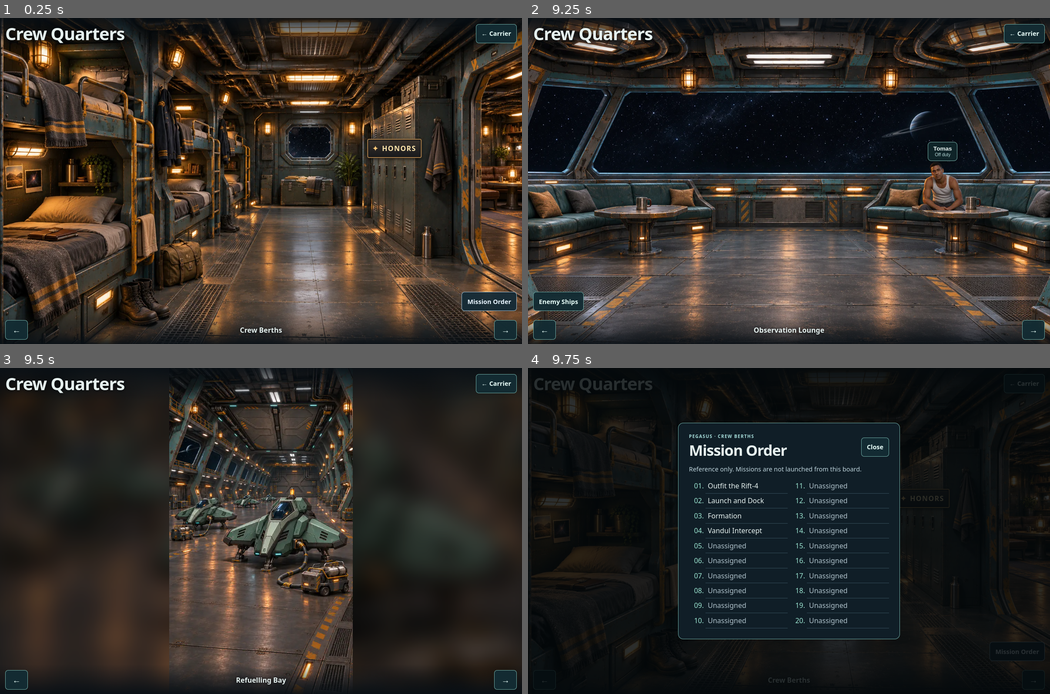
Above: before the commit, frames 1-4 (two rows, left to right).
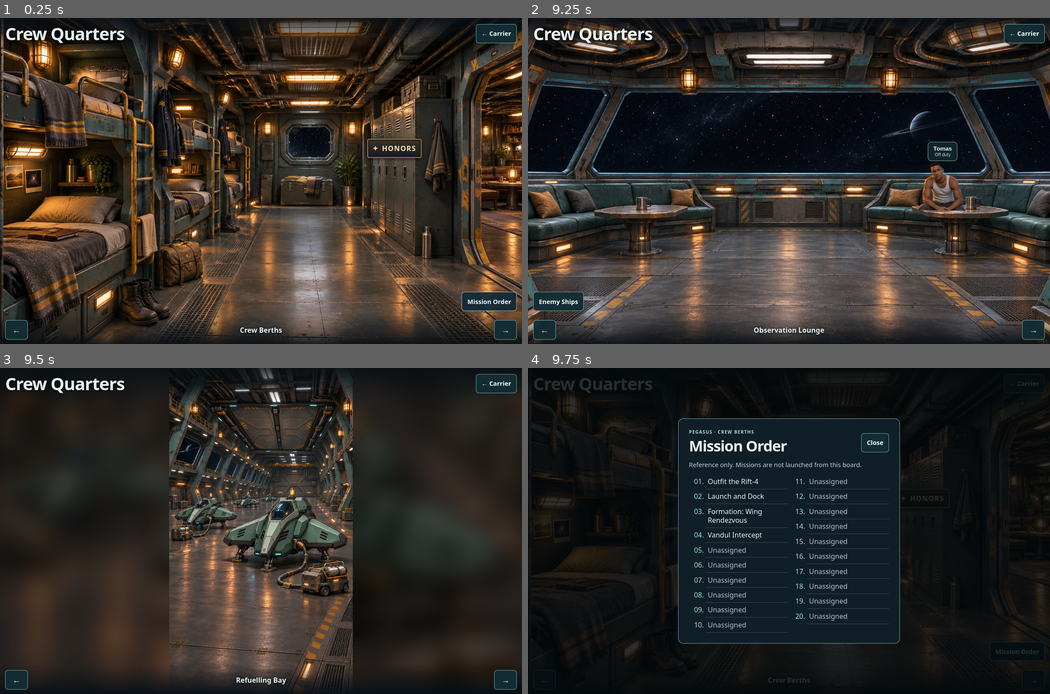
Above: after the commit, the same moments.

Repository: gambizt3-dev/rift-runner
Game: browser game, page carrier-crew.html
The game is run twice, just before and just after one commit, with the same random seed, the same clock (stepped at 60 frames per second) and the same inputs.
Inputs:
- Up to frame 1 (0.25 s): no input
- Up to frame 2 (9.25 s): hold Right 1.03-1.53 s; tap Ctrl every 0.5 s from 1.1 to 9.1 s; hold Left 1.58-2.15 s; click "Pilot ranks" at 2.02 s; hold Right 2.2-2.87 s; hold Left 2.92-3.35 s; click "Close" at 3.27 s; hold Right 3.4-3.9 s; hold Left 3.95-4.52 s; hold Right 4.57-5.23 s; hold Left 5.28-5.72 s; hold Right 5.77-6.27 s; hold Left 6.32-6.88 s; hold Right 6.93-7.6 s; hold Left 7.65-8.08 s; hold Right 8.13-8.63 s; hold Left from 8.68 s (still down)
- Up to frame 3 (9.5 s): release Left at 9.25 s; hold Right from 9.3 s (still down)
- Up to frame 4 (9.75 s): keep holding Right; click "Mission Order" at 9.52 s; tap Ctrl at 9.6 s

Frames 1-3 are identical in both runs. In frame 4, 5.1% of the frame differs, in the area x 28-72%, y 15-85%.

Commit message:
Stage the suited Pegasus wing in the Refuelling Bay

Diff:
--- a/carrier-crew.css
+++ b/carrier-crew.css
@@ -19,6 +19,24 @@
   filter:blur(24px) brightness(.48);pointer-events:none
  }
  .room-refuelling-art{object-fit:contain;object-position:center}
+}
+/* Prepared wing stands on the open near deck; no controls are hidden by the art. */
+.crew-launch-wing{
+ position:absolute;z-index:1;inset-inline-start:63%;inset-block-end:calc(70px + env(safe-area-inset-bottom,0px));
+ translate:-43% 0;display:grid;justify-items:center;margin:0;width:clamp(112px,36dvh,300px);pointer-events:none
+}
+.crew-launch-wing img{display:block;width:100%;height:clamp(105px,32dvh,300px);object-fit:contain;object-position:center bottom;filter:drop-shadow(3px 6px 5px #05090bb8)}
+.crew-launch-wing figcaption{
+ display:grid;justify-items:center;gap:1px;padding:5px 10px;border:1px solid #75aba4;border-radius:8px;
+ background:#10252aeF;color:#e6f1ef;font:700 .76rem/1.22 system-ui,sans-serif;white-space:nowrap
+}
+.crew-launch-wing figcaption span{color:#b5d9d7;font-size:.67rem}
+@media(orientation:portrait){
+ .crew-launch-wing{
+  inset-inline-start:auto;inset-inline-end:max(8%,env(safe-area-inset-right,0px));
+  inset-block-end:calc(65px + env(safe-area-inset-bottom,0px));translate:none;width:min(50vw,250px)
+ }
+ .crew-launch-wing img{height:clamp(105px,31dvh,290px)}
 }
 .room-upper{position:absolute;top:50%;left:50%;width:max(100vw,177.6833vh);width:max(100vw,177.6833dvh);transform:translate(-50%,-50%)}
 .room-upper img{display:block;width:100%;height:auto}
--- a/carrier-crew.html
+++ b/carrier-crew.html
@@ -6,7 +6,7 @@
 <meta name="theme-color" content="#08131a">
 <title>Crew Quarters · Rift Runner</title>
 <link rel="icon" type="image/png" href="./rift-192.png">
-<link rel="stylesheet" href="./carrier-crew.css?v=185">
+<link rel="stylesheet" href="./carrier-crew.css?v=187">
 <script src="./pilot-missions.js?v=114" defer></script>
 <script src="./wing-rendezvous.js?v=185" defer></script>
 <link rel="preload" href="./crew-pilot-aya-resting.webp?v=185" as="image">
@@ -50,6 +50,10 @@
   </section>
   <section class="room" data-room="Refuelling Bay" aria-label="Refuelling Bay" hidden>
    <img class="room-refuelling-art" src="./crew-refuelling-bay.webp?v=183" loading="lazy" decoding="async" alt="Ground-level view of the Pegasus hangar, with several sea-green Rift-4 fighters parked and connected to refuelling carts beneath an overhead launch hatch.">
+   <figure id="crew-launch-wing" class="crew-launch-wing" hidden>
+    <img id="crew-launch-wing-art" alt="Leena and Tomas in slate and teal flight suits, helmets in hand." decoding="async" draggable="false">
+    <figcaption>Leena &amp; Tomas <span>Ready to launch</span></figcaption>
+   </figure>
   </section>
  </div>
  <img class="crew-pilot-portrait" id="crew-pilot-portrait" width="72" height="72" decoding="async" draggable="false" alt="" hidden>
@@ -101,7 +105,7 @@
   <ol class="mission-order">
    <li>Outfit the Rift-4</li>
    <li>Launch and Dock</li>
-   <li>Formation</li>
+   <li>Formation: Wing Rendezvous</li>
    <li>Vandul Intercept</li>
    <li class="unassigned">Unassigned</li>
    <li class="unassigned">Unassigned</li>
@@ -320,6 +324,8 @@
  let current=0,chatState=null;
  const resting=get('crew-resting-pilot'),restingArt=get('crew-resting-art');
  const chat=get('crew-pilot-chat'),checkIn=get('crew-chat-check-in');
+ const readyWing=get('crew-launch-wing'),readyWingArt=get('crew-launch-wing-art');
+ const wingHasFormed=state=>state?.completedAt!=null;
  const roomIdByName={'Crew Berths':'berths','Common Room':'common','Galley':'galley','Observation Lounge':'observation'};
  const roomId=()=>roomIdByName[rooms[current].dataset.room];
  const restingPilots=[
@@ -328,16 +334,21 @@
  ];
  function pilotInRoom(state){
   const room=roomId();
-  return room?restingPilots.find(p=>(state?.rooms[p.id]??p.rest)===room):null;
+  return room&&!wingHasFormed(state)?restingPilots.find(p=>(state?.rooms[p.id]??p.rest)===room):null;
  }
  function refreshRoster(state=window.RiftRendezvous?.get()){
   const roster=get('crew-wing-roster');if(!roster)return;
-  roster.hidden=!state||state.completedAt===null;
+  roster.hidden=!wingHasFormed(state);
   if(!roster.hidden)get('crew-wing-roster-you').textContent=readPilotName();
  }
  function refreshResting(){
   const state=window.RiftRendezvous?.get();
   refreshRoster(state);
+  if(readyWing){
+   const here=wingHasFormed(state)&&rooms[current].dataset.room==='Refuelling Bay';
+   readyWing.hidden=!here;
+   if(here&&!readyWingArt.getAttribute('src'))readyWingArt.setAttribute('src','./crew-wing-ready.webp?v=187');
+  }
   if(!resting)return;
   const pilot=pilotInRoom(state);
   resting.hidden=!pilot;
@@ -357,10 +368,11 @@
   get('crew-chat-title').textContent=pilot.name;
   get('crew-chat-line').textContent=line??(state?.met[pilot.id]?pilot.ready:state?`Bishop sent you? I’m listening.`:pilot.idle);
   const count=Number(Boolean(state?.met.aya))+Number(Boolean(state?.met.ellis));
-  get('crew-chat-progress').textContent=state?(state.completedAt!==null?'Wing formed. You, Leena and Tomas are on the roster.':`${count} of 2 pilots checked in.`):'';
+  get('crew-chat-progress').textContent=state?(wingHasFormed(state)?'Wing formed. Head to the Refuelling Bay to meet Leena and Tomas.':`${count} of 2 pilots checked in.`):'';
   checkIn.hidden=!state||Boolean(state.met[pilot.id]);
  }
  restingArt?.addEventListener('error',()=>{restingArt.hidden=true;});
+ readyWingArt?.addEventListener('error',()=>{readyWingArt.hidden=true;});
  resting?.addEventListener('click',()=>{
   if(!chat||chat.open)return;
   const api=window.RiftRendezvous,state=api?.get(),pilot=pilotInRoom(state);
--- a/tests/carrier-crew.test.cjs
+++ b/tests/carrier-crew.test.cjs
@@ -24,6 +24,7 @@
  const closeChat=node(),chat=refs['crew-pilot-chat']=node({open:false,showModal(){this.open=true;},querySelector:()=>closeChat});
  const chatTitle=refs['crew-chat-title']=node(),chatLine=refs['crew-chat-line']=node(),chatProgress=refs['crew-chat-progress']=node(),checkIn=refs['crew-chat-check-in']=node({hidden:true});
  const roster=refs['crew-wing-roster']=node({hidden:true}),rosterYou=refs['crew-wing-roster-you']=node();
+ const readyWing=refs['crew-launch-wing']=node({hidden:true}),readyWingArt=refs['crew-launch-wing-art']=node({hidden:false});
  const storage=new Map(profile===null?[]:[[profileKey,JSON.stringify(profile)]]),session=new Map(unlocked?[[unlockKey,pilot.salt]]:[]),storageWrites=[];
  const window=node({RiftRendezvous:rendezvous,sessionStorage:{getItem:k=>session.get(k)??null},
   localStorage:{getItem(k){if(badStorage)throw Error('Blocked');return storage.get(k)??null;},
@@ -35,7 +36,7 @@
  assert.ok(liveScript,'crew room controls are included with the page');
  vm.runInNewContext(liveScript[1],{document,window});
  document.events.DOMContentLoaded?.();
- return {roster,rosterYou,resting,restingArt,resti …(339 unchanged characters)…
+ return {readyWing,readyWingArt,roster,rosterYou,resting,restingArt,resti …(339 unchanged characters)…
   go:button=>button.events.click(),
   key(key,options={}){const e={key,preventDefault(){this.defaultPrevented=true;},...options};document.events.keydown(e);return !!e.defaultPrevented;},
   get room(){const visible=rooms.filter(r=>!r.hidden);assert.equal(visible.length,1);assert.equal(label.textContent,visible[0].dataset.room);return label.textContent;}
@@ -79,7 +80,7 @@
 });
 test('portrait rooms fill the viewport while controls stay overlaid',()=>{
  const html=read('carrier-crew.html'), css=read('carrier-crew.css');
- assert.match(html,/href="\.\/carrier-crew\.css\?v=185"/);
+ assert.match(html,/href="\.\/carrier-crew\.css\?v=187"/);
  assert.match(html,/viewport-fit=cover/);
  const rooms=[...html.matchAll(/<section class="room"[\s\S]*?<\/section>/g)];
  assert.equal(rooms.length,5);
@@ -159,6 +160,28 @@
  q.chat.open=false;q.chat.events.close();q.go(q.next);assert.equal(q.restingName.textContent,'Leena');q.go(q.resting);q.go(q.checkIn);
  assert.deepEqual(calls[1],['aya','common','flight-1',40]);assert.match(q.chatProgress.textContent,/Wing formed/);assert.equal(q.checkIn.hidden,true);
  assert.equal(q.roster.hidden,false);assert.equal(q.rosterYou.textContent,'Nova');
+ assert.match(q.chatProgress.textContent,/Head to the Refuelling Bay/);
+ assert.equal(q.resting.hidden,true);assert.equal(q.readyWing.hidden,true);
+ assert.equal(q.readyWingArt.getAttribute('src'),null,'group art waits until the player enters the bay');
+ q.chat.open=false;q.chat.events.close();assert.equal(q.next.focused,true);
+ q.go(q.prev);assert.equal(q.room,'Crew Berths');assert.equal(q.resting.hidden,true);
+ q.go(q.prev);assert.equal(q.room,'Refuelling Bay');assert.equal(q.readyWing.hidden,false);
+ assert.equal(q.readyWingArt.getAttribute('src'),'./crew-wing-ready.webp?v=187');
+ q.go(q.prev);assert.equal(q.room,'Observation Lounge');assert.equal(q.readyWing.hidden,true);assert.equal(q.resting.hidden,true);
+ q.go(q.next);assert.equal(q.readyWing.hidden,false);
+ state=null;q.window.events.pageshow();
+ assert.equal(q.readyWing.hidden,true,'group does not follow a deleted or replaced save');
+ assert.equal(q.roster.hidden,true);
+});
+
+test('the suited-up wing is a nonblocking scene element and does not launch or modify the squadron',()=>{
+ const html=read('carrier-crew.html'),css=read('carrier-crew.css'),q=open();
+ const element=html.match(/<figure id="crew-launch-wing"[^]*?<\/figure>/)[0];
+ assert.match(element,/Leena &amp; Tomas <span>Ready to launch<\/span>/);
+ assert.doesNotMatch(element,/<(?:a|button|form)\b/);
+ assert.match(css,/\.crew-launch-wing\{[^}]*pointer-events:none/);
+ q.go(q.prev);assert.equal(q.room,'Refuelling Bay');assert.equal(q.readyWing.hidden,true);
+ assert.equal(q.readyWingArt.getAttribute('src'),null);
 });
 
 test('the Berths honors plaque opens its own distinction without changing the rank pinboard',()=>{
@@ -335,7 +358,7 @@
  const poster=html.match(/<dialog class="mission-notice"[\s\S]*?<\/dialog>/)[0];
  const entries=[...poster.matchAll(/<li[^>]*>([^<]+)<\/li>/g)].map(m=>m[1]);
  assert.equal(entries.length,20);
- assert.deepEqual(entries.slice(0,4),['Outfit the Rift-4','Launch and Dock','Formation','Vandul Intercept']);
+ assert.deepEqual(entries.slice(0,4),['Outfit the Rift-4','Launch and Dock','Formation: Wing Rendezvous','Vandul Intercept']);
  assert.ok(entries.slice(4).every(name=>name==='Unassigned'));
  assert.doesNotMatch(poster,/<(?:a|img|svg)\b/);
  assert.match(html,/\[get\('crew-mission-board'\),get\('crew-mission-notice'\)\]/);
Binary file added: crew-wing-ready.webp
